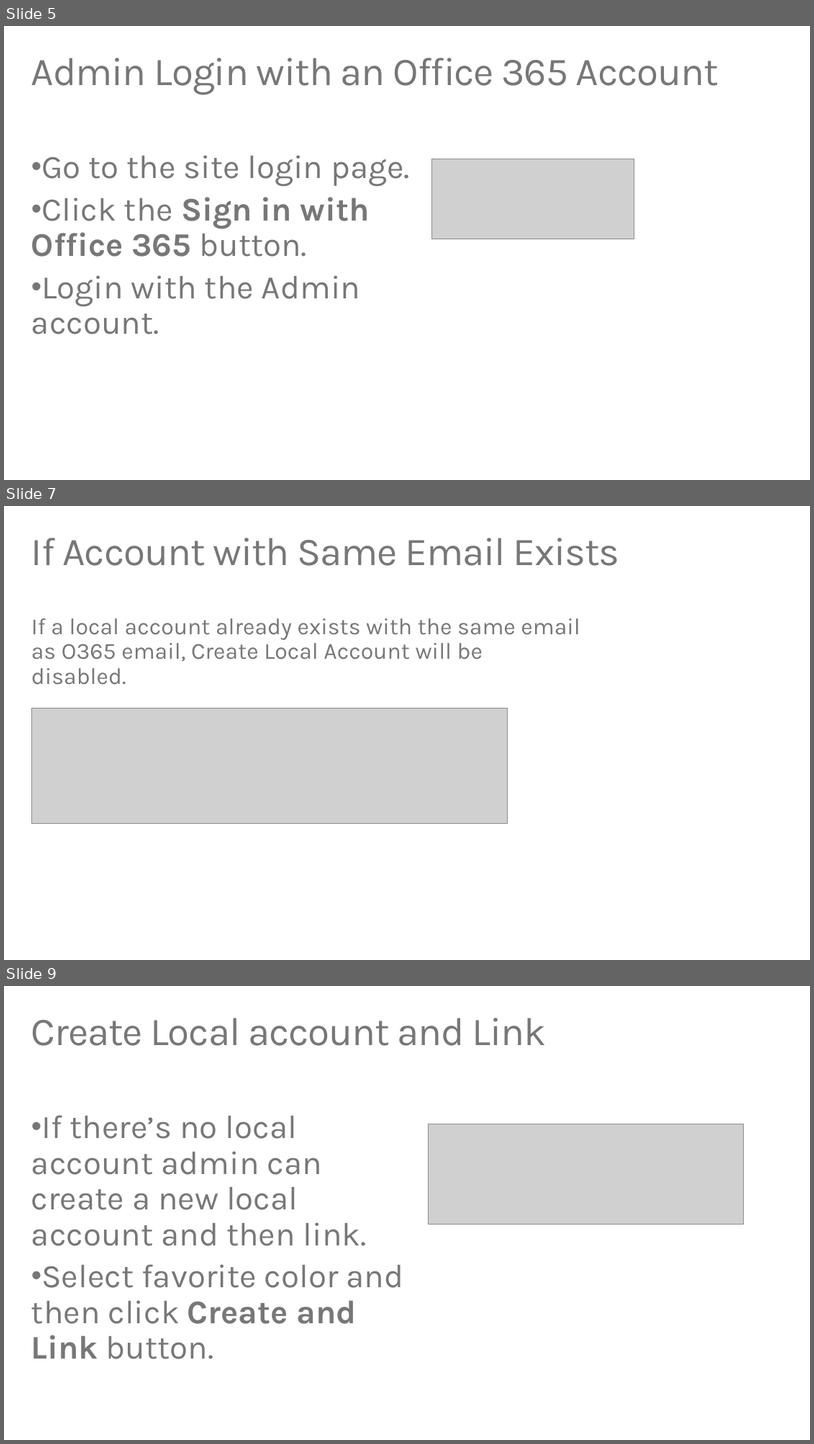
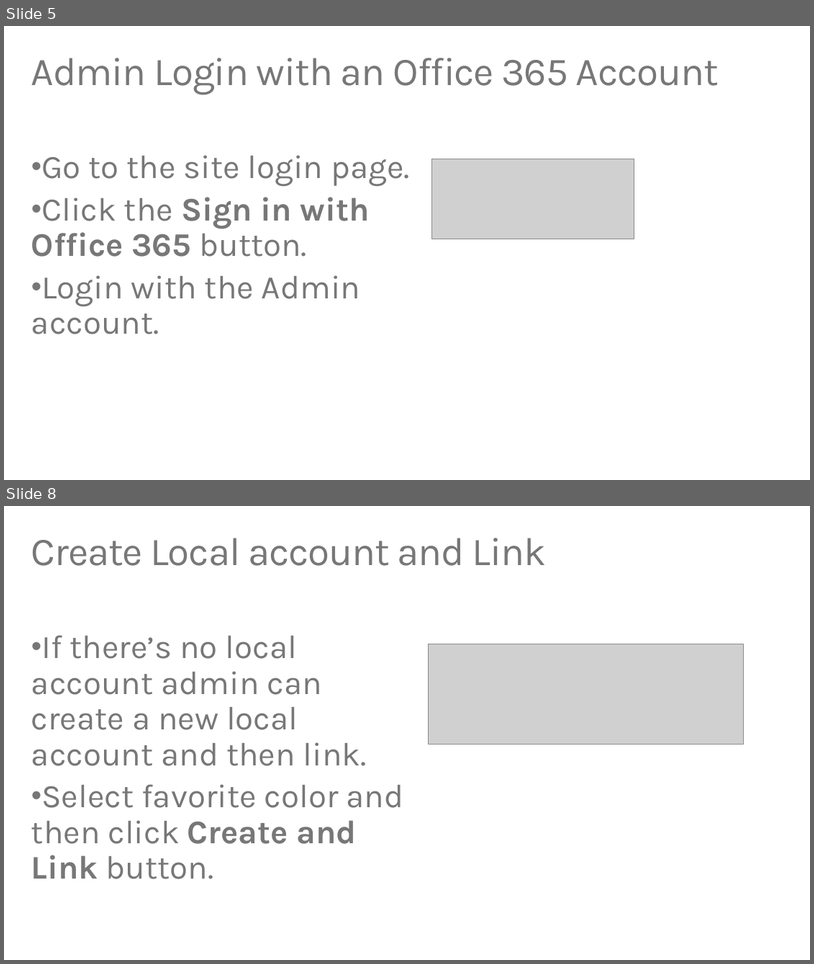
Before and after one commit to TylerLu/EDUGraphAPI-Angular, a slide deck: EDU GRAPH-API Demo Script.pptx. Shown one above the other, each under a label of ours: slides 5, 7 and 9 before the commit, slides 5 and 8 after it; the slides between them are not shown. The pictures are 814x1444 and 814x964 pixels, drawn with LibreOffice and Linux fonts; fonts in the diff are those of the drawing; grey boxes stand for pictures. Boxes give left, top, right and bottom in pixels: in the first picture for what was removed or moved away, otherwise in the second. Text is boxed around its words. In the diff, an @@ line names an element or a change of style, - is before the commit and + after.

```diff
--- a/EDU GRAPH-API Demo Script.pptx
+++ b/EDU GRAPH-API Demo Script.pptx
@@ slide 7 removed at (4,506,810,960), background #FFFFFF @@
@@ title removed at (31,538,620,566) @@
-If Account with Same Email Exists
@@ text removed at (31,618,580,685) @@
-If a local account already exists with the same email as O365 email, Create Local Account will be disabled.
@@ picture removed at (32,708,508,824) @@
@@ what was slide 9 is now slide 8 @@
```
Also in this commit, not shown: 6 slides changed, 1 other file.
